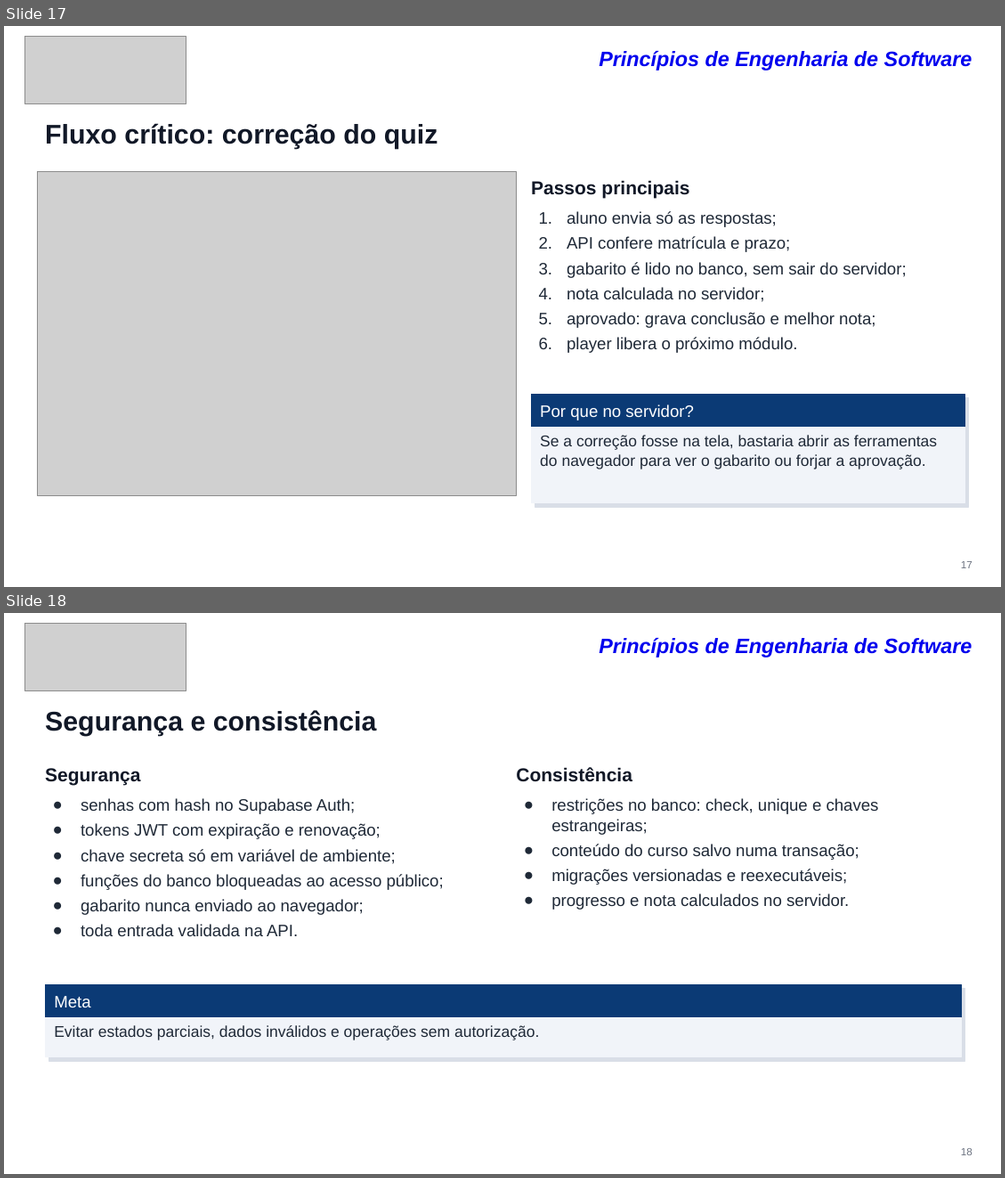
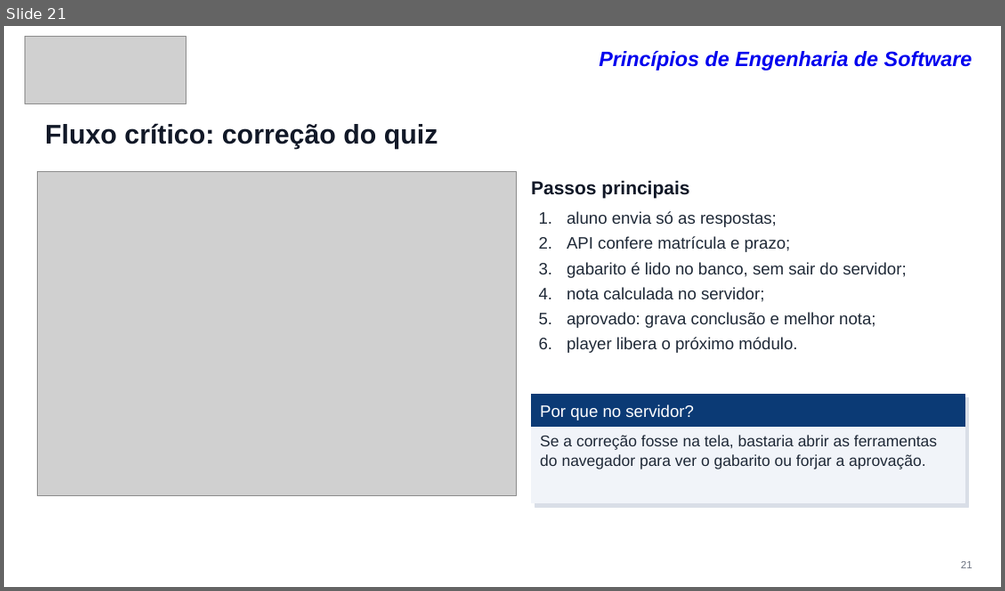
Before and after one commit to caiobento7/plataforma_cursos, a slide deck: docs/entrega/CursoLab-apresentacao.pptx. Shown one above the other, each under a label of ours: slides 17 and 18 before the commit, slide 21 after it. The pictures are 1005x1178 and 1005x591 pixels, drawn with LibreOffice and Linux fonts; fonts in the diff are those of the drawing; grey boxes stand for pictures. Boxes give left, top, right and bottom in pixels: in the first picture for what was removed or moved away, otherwise in the second. Text is boxed around its words. In the diff, an @@ line names an element or a change of style, - is before the commit and + after.

```diff
--- a/docs/entrega/CursoLab-apresentacao.pptx
+++ b/docs/entrega/CursoLab-apresentacao.pptx
@@ slide 18 removed at box(4, 613, 1001, 1174), background #FFFFFF @@
@@ picture removed at box(25, 624, 186, 690) @@
@@ text removed at box(599, 638, 972, 657) @@
-Princípios de Engenharia de Software
@@ text removed at box(45, 710, 377, 736) @@
-Segurança e consistência
@@ text removed at box(45, 768, 140, 786) @@
-Segurança
@@ text removed at box(516, 767, 632, 782) @@
-Consistência
@@ text removed at box(81, 798, 444, 936) @@
-● senhas com hash no Supabase Auth;
-● tokens JWT com expiração e renovação;
-● chave secreta só em variável de ambiente;
-● funções do banco bloqueadas ao acesso público;
-● gabarito nunca enviado ao navegador;
-● toda entrada validada na API.
@@ text removed at box(551, 798, 879, 909) @@
-● restrições no banco: check, unique e chaves estrangeiras;
-● conteúdo do curso salvo numa transação;
-● migrações versionadas e reexecutáveis;
-● progresso e nota calculados no servidor.
@@ rectangle removed at box(45, 985, 961, 1018) @@
@@ rectangle removed at box(48, 989, 965, 1061) @@
@@ text removed at box(54, 996, 90, 1007) @@
-Meta
@@ rectangle removed at box(45, 1018, 961, 1057) @@
@@ text removed at box(54, 1025, 539, 1040) @@
-Evitar estados parciais, dados inválidos e operações sem autorização.
@@ text removed at box(961, 1148, 972, 1155) @@
-18
@@ what was slide 17 is now slide 21 @@
@@ slide 21 changed as well @@
@@ text at box(961, 561, 972, 568): text changed @@
-17
+21
```
Also in this commit, not shown: 18 other slides changed, 8 slides added, 4 other slides removed, 14 other files.
